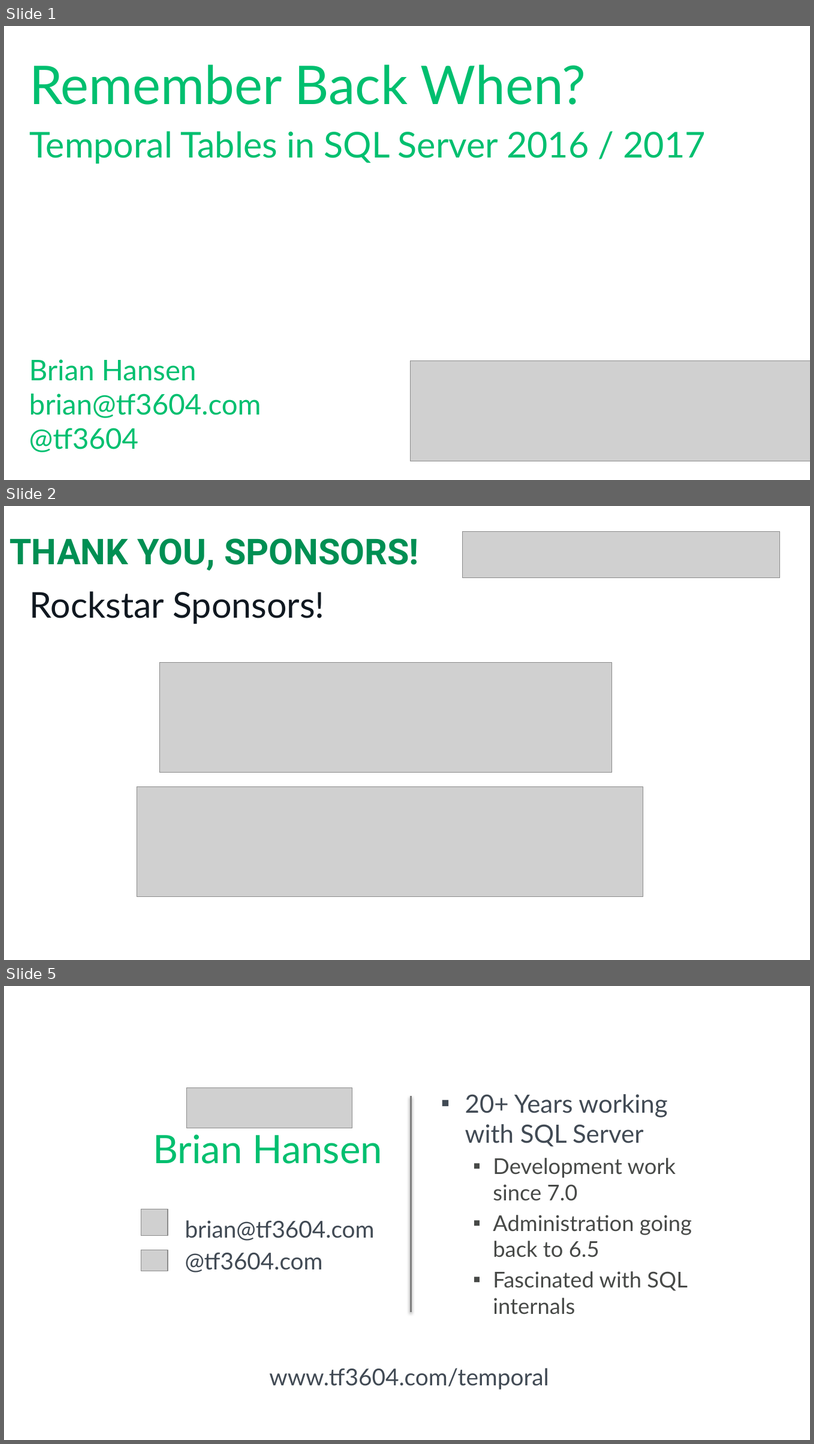
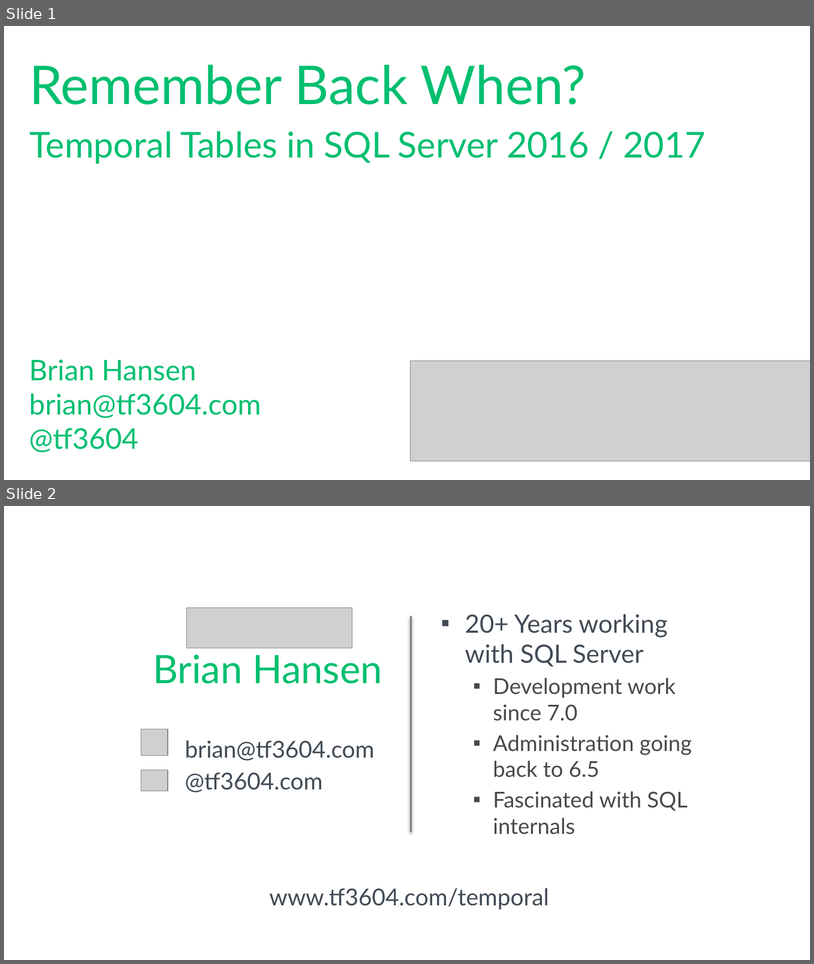
Before and after one commit to tf3604/RememberWhenTemporal, a slide deck: Temporal.pptx. Shown one above the other, each under a label of ours: slides 1, 2 and 5 before the commit, slides 1 and 2 after it; the slides between them are not shown. The pictures are 814x1444 and 814x964 pixels, drawn with LibreOffice and Linux fonts; fonts in the diff are those of the drawing; grey boxes stand for pictures; background and template pictures are left out. Boxes give left, top, right and bottom in pixels: in the first picture for what was removed or moved away, otherwise in the second. Text is boxed around its words. In the diff, an @@ line names an element or a change of style, - is before the commit and + after.

```diff
--- a/Temporal.pptx
+++ b/Temporal.pptx
@@ slide 2 removed at box(4, 506, 810, 960), background #FFFFFF @@
@@ text removed at box(9, 538, 419, 571) @@
-THANK YOU, SPONSORS!
@@ picture removed at box(463, 532, 780, 577) @@
@@ text removed at box(30, 591, 324, 624) @@
-Rockstar Sponsors!
@@ picture removed at box(159, 663, 612, 773) @@
@@ picture removed at box(137, 786, 644, 897) @@
@@ what was slide 5 is now slide 2 @@
```
Also in this commit, not shown: 2 other slides removed.
